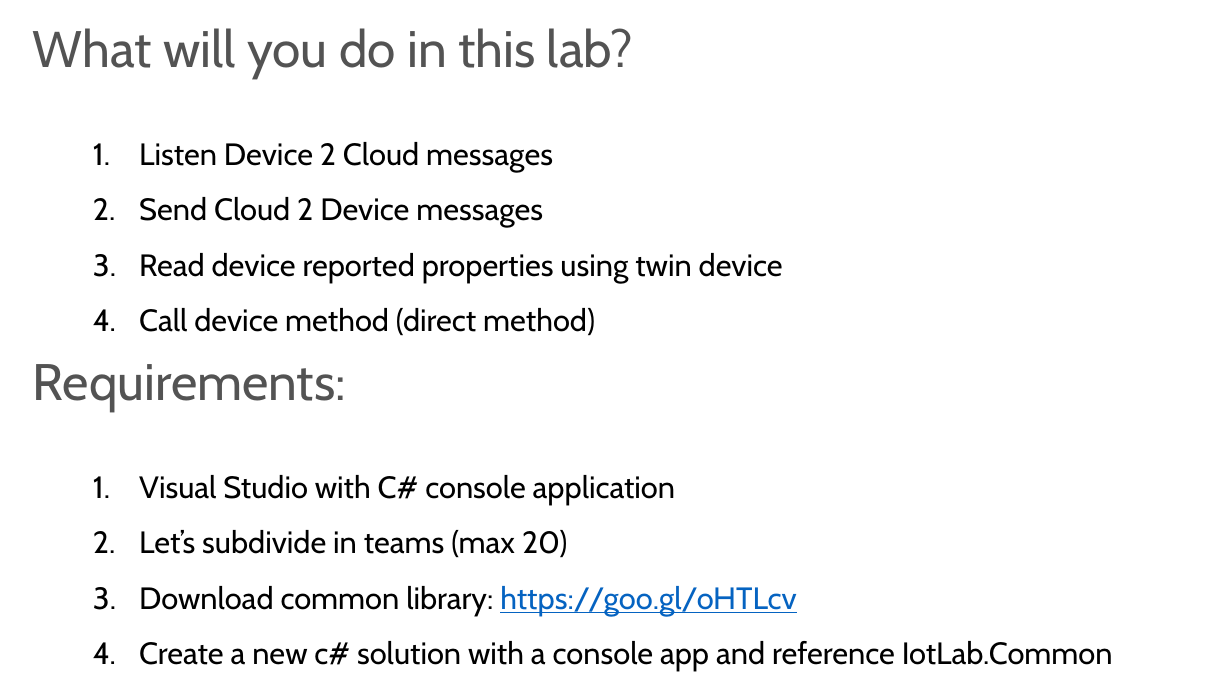
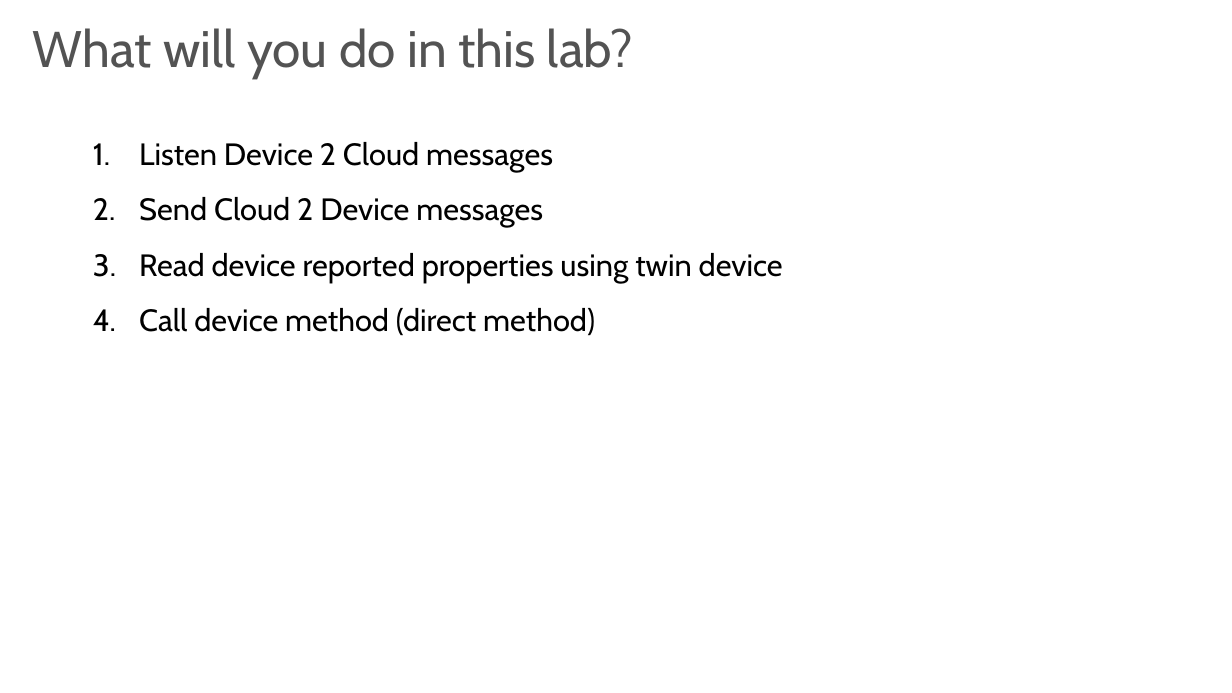
Before and after one commit to Raffa50/IotLab, a slide deck: slide 11 of IoT Lab.pptx (slide 10 before the commit). Drawn at 1232x693 pixels with LibreOffice and Linux fonts; fonts in the diff are those of the drawing. Boxes give left, top, right and bottom in pixels: in the first picture for what was removed or moved away, otherwise in the second. Text is boxed around its words. In the diff, an @@ line names an element or a change of style, - is before the commit and + after.

Commit message:
new slides

```diff
--- a/IoT Lab.pptx
+++ b/IoT Lab.pptx
@@ text removed at (x1=33, y1=364, x2=346, y2=411) @@
-Requirements:
@@ text removed at (x1=139, y1=475, x2=1113, y2=671) @@
-1. Visual Studio with C# console application
-2. Let’s subdivide in teams (max 20)
-3. Download common library: https://goo.gl/oHTLcv
-4. Create a new c# solution with a console app and reference IotLab.Common
```
Also in this commit, not shown: 3 other slides changed, 2 slides added, 3 other files.
